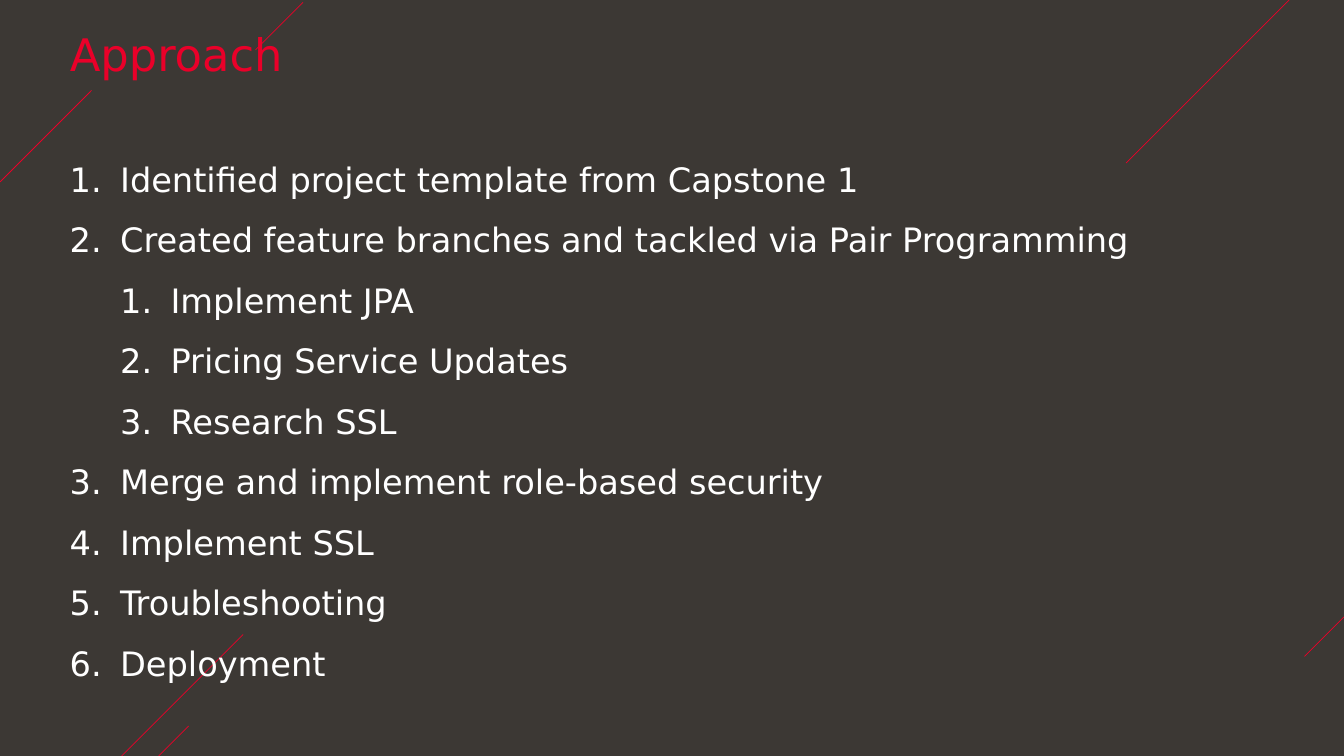
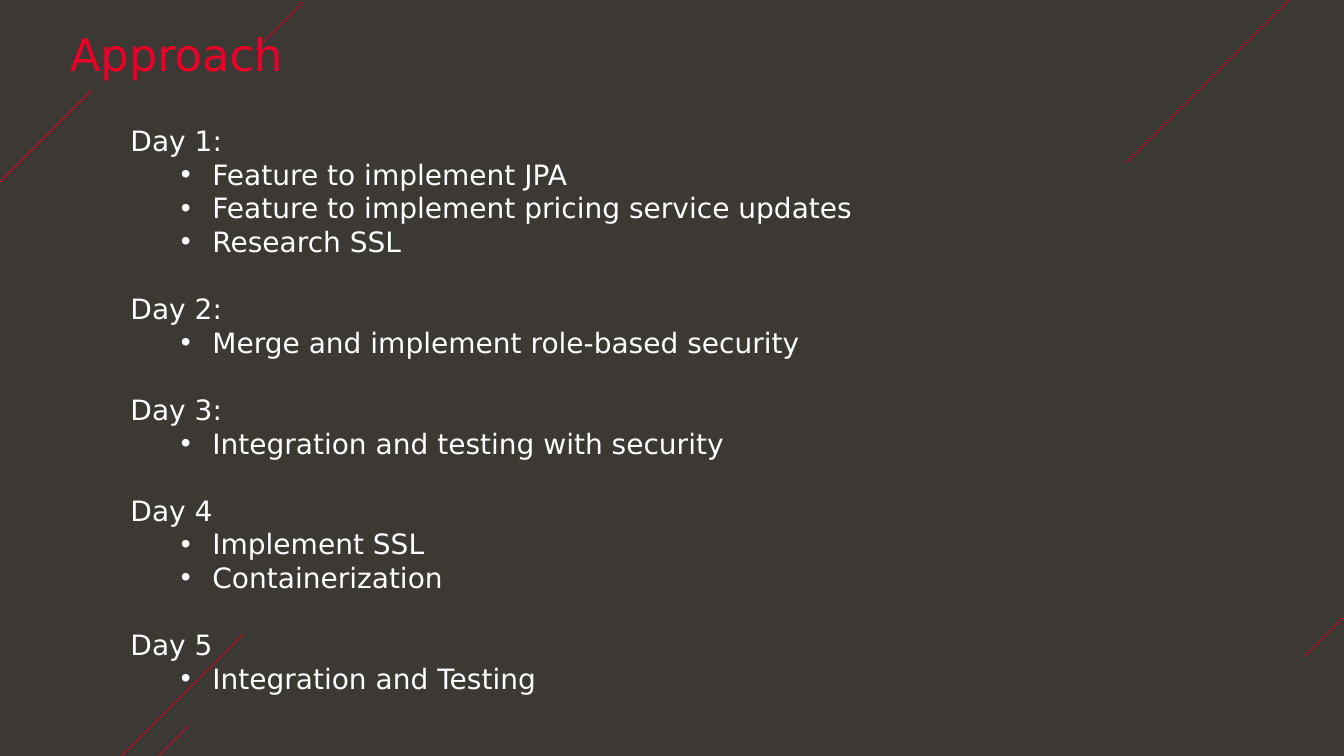
Before and after one commit to expdi/java-final-capstone-everglades, a slide deck: slide 2 of Everglades Capstone.pptx. Drawn at 1344x756 pixels with LibreOffice and Linux fonts; fonts in the diff are those of the drawing; background and template pictures are left out. Boxes give left, top, right and bottom in pixels: in the first picture for what was removed or moved away, otherwise in the second. Text is boxed around its words. In the diff, an @@ line names an element or a change of style, - is before the commit and + after.

```diff
--- a/Everglades Capstone.pptx
+++ b/Everglades Capstone.pptx
@@ text "Day 1:": place and size @@
-text "Day 1:" at (120,166,1128,683)
+text "Day 1:" at (130,130,851,695)
@@ text at (130,130,851,224): text changed; size 24 to 20 pt @@
-1. Identified project template from Capstone 1
-2. Created feature branches and tackled via Pair Programming
-  1. Implement JPA
-  2. Pricing Service Updates
+Day 1:
+    • Feature to implement JPA
+    • Feature to implement pricing service updates
@@ text at (212,230,799,560): size 24 to 20 pt in "Research SSL", "Merge and implement role-based security", "Implement SSL"; bullet 1. to •; list level 2 to 3 in "Research SSL"; line spacing 1.5 to 1; list level 1 to 3 in "Merge and implement role-based security"; list level 1 to 3 in "Implement SSL" @@
@@ text at (130,298,222,325): paragraph added @@
+  Day 2:
@@ text at (130,399,724,527): paragraphs added @@
+  Day 3:
+    • Integration and testing with security
+  Day 4
@@ text at (130,566,536,695): text changed; size 24 to 20 pt @@
-5. Troubleshooting
-6. Deployment
+    • Containerization
+  Day 5
+    • Integration and Testing
```
Also in this commit, not shown: 2 other slides changed.
